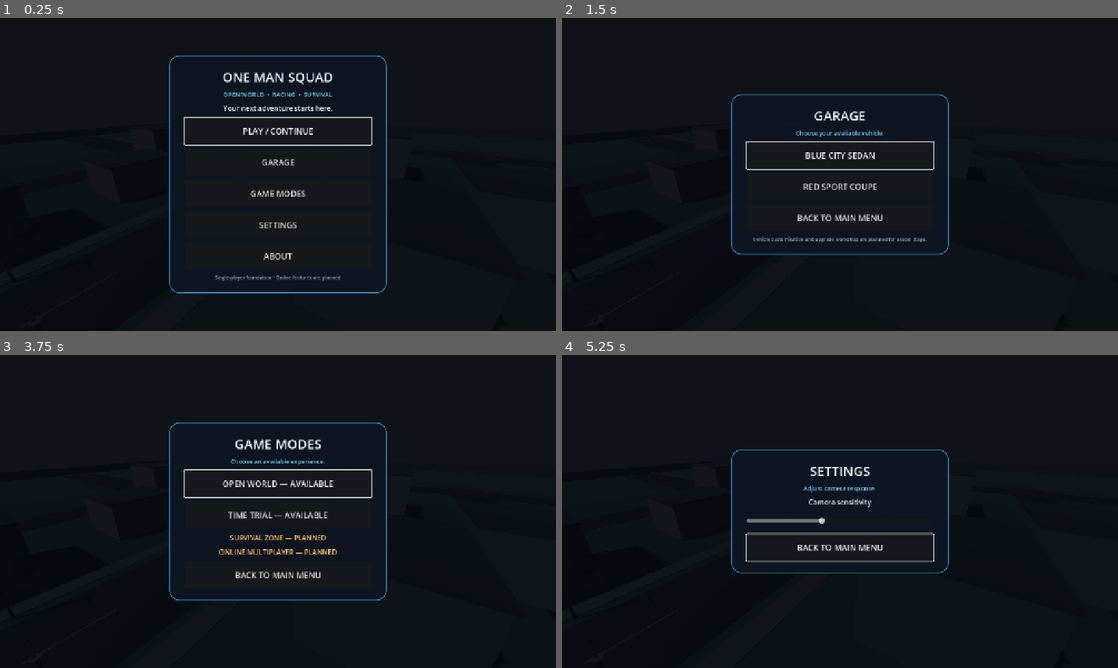
Above: before the commit, frames 1-4 (two rows, left to right).
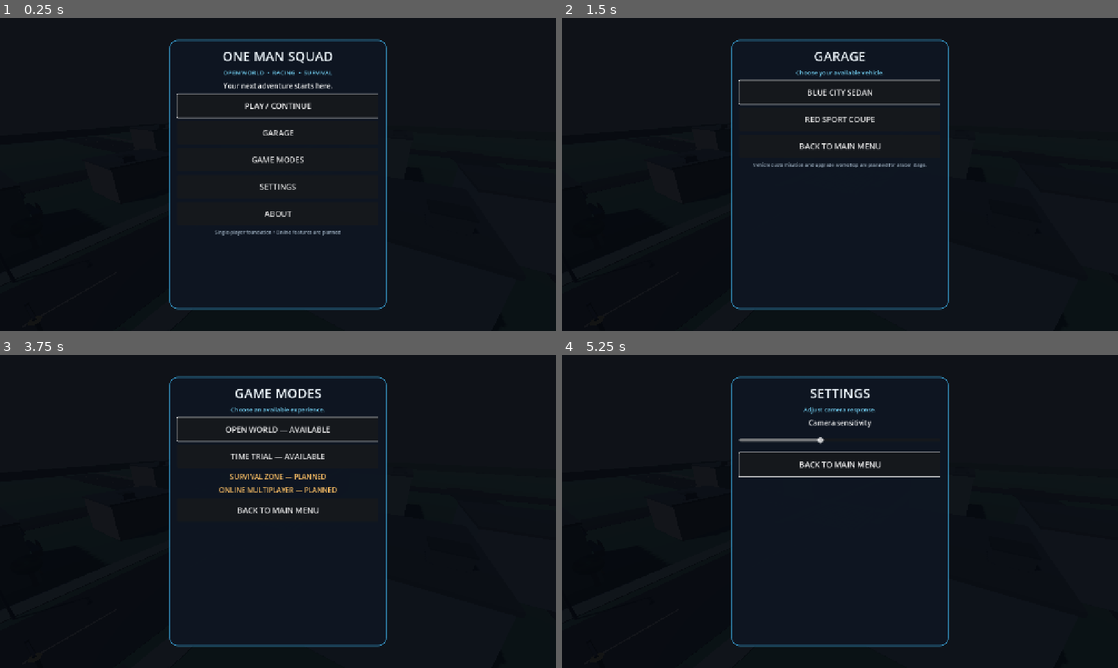
Above: after the commit, the same moments.

Repository: newgenerationnetwork617-ops/one-man-squad
Game: Godot game, scene res://scenes/main.tscn
The game is run twice, just before and just after one commit, with the same random seed, the same clock (stepped at 60 frames per second) and the same inputs.
Inputs:
- Up to frame 1 (0.25 s): no input
- Up to frame 2 (1.5 s): click "GARAGE" at 0.5 s; click "BLUE CITY SEDAN" at 1.25 s
- Up to frame 3 (3.75 s): click "RED SPORT COUPE" at 2 s; click "BACK TO MAIN MENU" at 2.75 s; click "GAME MODES" at 3.5 s
- Up to frame 4 (5.25 s): click "BACK TO MAIN MENU" at 4.25 s; click "SETTINGS" at 5 s

The runs differ from the first frame. In frame 1, 4.4% of the frame differs, in the area x 30-70%, y 6-94%; in frame 2, 4.4%; in frame 3, 5.0%; in frame 4, 3.7%.

Commit message:
Complete Stage 1 mobile UI and district visual polish
Add responsive Android menus and a stylised starter-district detail pass, with automated gameplay, UI, and environment checks.

Diff:
--- a/scenes/main.tscn
+++ b/scenes/main.tscn
@@ -1,6 +1,6 @@
 [gd_scene load_steps=2 format=3]
 
-[ext_resource type="Script" path="res://scripts/main.gd" id="1"]
+[ext_resource type="Script" path="res://scripts/main_visual.gd" id="1"]
 
 [node name="OneManSquad" type="Node3D"]
 script = ExtResource("1")
--- /dev/null
+++ b/scripts/main_responsive.gd
@@ -0,0 +1,187 @@
+extends "res://scripts/main.gd"
+## Responsive menu layer for narrow Android screens and shorter viewports.
+
+func _responsive_panel_dimensions(viewport_size: Vector2, max_panel_height: float) -> Vector2:
+	return Vector2(
+		clampf(viewport_size.x - 40.0, 260.0, 500.0),
+		clampf(viewport_size.y - 40.0, 300.0, max_panel_height)
+	)
+
+func _build_home_screen(screen: String) -> void:
+	if home_overlay != null and is_instance_valid(home_overlay):
+		home_overlay.queue_free()
+	home_overlay = _create_fullscreen_menu_overlay()
+
+	var viewport_size := get_viewport().get_visible_rect().size
+	var panel_dimensions := _responsive_panel_dimensions(viewport_size, 620.0)
+	var panel_width := panel_dimensions.x
+	var panel_height := panel_dimensions.y
+
+	var safe_area := MarginContainer.new()
+	safe_area.name = "ResponsiveSafeArea"
+	safe_area.set_anchors_and_offsets_preset(Control.PRESET_FULL_RECT)
+	safe_area.add_theme_constant_override("margin_left", 12)
+	safe_area.add_theme_constant_override("margin_right", 12)
+	safe_area.add_theme_constant_override("margin_top", 12)
+	safe_area.add_theme_constant_override("margin_bottom", 12)
+	home_overlay.add_child(safe_area)
+
+	var center := CenterContainer.new()
+	center.name = "ResponsiveCenter"
+	center.size_flags_horizontal = Control.SIZE_EXPAND_FILL
+	center.size_flags_vertical = Control.SIZE_EXPAND_FILL
+	safe_area.add_child(center)
+
+	var panel := PanelContainer.new()
+	panel.name = "ResponsivePanel"
+	panel.custom_minimum_size = Vector2(panel_width, panel_height)
+	panel.size_flags_horizontal = Control.SIZE_SHRINK_CENTER
+	panel.size_flags_vertical = Control.SIZE_SHRINK_CENTER
+	var style := StyleBoxFlat.new()
+	style.bg_color = Color(0.055, 0.085, 0.13, 0.98)
+	style.border_color = Color(0.22, 0.62, 0.82, 0.9)
+	style.set_border_width_all(2)
+	style.set_corner_radius_all(18)
+	style.content_margin_left = 18
+	style.content_margin_right = 18
+	style.content_margin_top = 16
+	style.content_margin_bottom = 16
+	panel.add_theme_stylebox_override("panel", style)
+	center.add_child(panel)
+
+	var scroll := ScrollContainer.new()
+	scroll.name = "ContentScroll"
+	scroll.size_flags_horizontal = Control.SIZE_EXPAND_FILL
+	scroll.size_flags_vertical = Control.SIZE_EXPAND_FILL
+	scroll.horizontal_scroll_mode = ScrollContainer.SCROLL_MODE_DISABLED
+	scroll.vertical_scroll_mode = ScrollContainer.SCROLL_MODE_AUTO
+	panel.add_child(scroll)
+
+	var menu := VBoxContainer.new()
+	menu.name = "MenuContent"
+	menu.size_flags_horizontal = Control.SIZE_EXPAND_FILL
+	menu.add_theme_constant_override("separation", 8)
+	scroll.add_child(menu)
+
+	if screen == "home":
+		_add_menu_heading(menu, "ONE MAN SQUAD", "OPEN WORLD  •  RACING  •  SURVIVAL")
+		var welcome := Label.new()
+		welcome.text = "Your next adventure starts here."
+		welcome.horizontal_alignment = HORIZONTAL_ALIGNMENT_CENTER
+		welcome.autowrap_mode = TextServer.AUTOWRAP_WORD_SMART
+		menu.add_child(welcome)
+		_add_menu_button(menu, "PLAY / CONTINUE", _enter_game)
+		_add_menu_button(menu, "GARAGE", _show_garage_screen)
+		_add_menu_button(menu, "GAME MODES", _show_modes_screen)
+		_add_menu_button(menu, "SETTINGS", _show_settings_screen)
+		_add_menu_button(menu, "ABOUT", _show_about_screen)
+		_add_menu_footer(menu, "Single-player foundation • Online features are planned")
+	elif screen == "garage":
+		_add_menu_heading(menu, "GARAGE", "Choose your available vehicle.")
+		_add_menu_button(menu, "BLUE CITY SEDAN", func() -> void: _select_garage_vehicle(0))
+		_add_menu_button(menu, "RED SPORT COUPE", func() -> void: _select_garage_vehicle(1))
+		_add_menu_button(menu, "BACK TO MAIN MENU", _show_home_menu)
+		_add_menu_footer(menu, "Vehicle customisation and upgrade workshop are planned for a later stage.")
+	elif screen == "modes":
+		_add_menu_heading(menu, "GAME MODES", "Choose an available experience.")
+		_add_menu_button(menu, "OPEN WORLD — AVAILABLE", _enter_game)
+		_add_menu_button(menu, "TIME TRIAL — AVAILABLE", func() -> void:
+			_enter_game()
+			status_label.text = "Enter a vehicle and choose Racing to begin the time trial."
+		)
+		var survival_note := Label.new()
+		survival_note.text = "SURVIVAL ZONE — PLANNED"
+		survival_note.horizontal_alignment = HORIZONTAL_ALIGNMENT_CENTER
+		survival_note.add_theme_color_override("font_color", Color(1.0, 0.76, 0.4))
+		menu.add_child(survival_note)
+		var online_note := Label.new()
+		online_note.text = "ONLINE MULTIPLAYER — PLANNED"
+		online_note.horizontal_alignment = HORIZONTAL_ALIGNMENT_CENTER
+		online_note.add_theme_color_override("font_color", Color(1.0, 0.76, 0.4))
+		menu.add_child(online_note)
+		_add_menu_button(menu, "BACK TO MAIN MENU", _show_home_menu)
+	elif screen == "settings":
+		_add_menu_heading(menu, "SETTINGS", "Adjust camera response.")
+		var sensitivity_label := Label.new()
+		sensitivity_label.text = "Camera sensitivity"
+		sensitivity_label.horizontal_alignment = HORIZONTAL_ALIGNMENT_CENTER
+		menu.add_child(sensitivity_label)
+		var sensitivity := HSlider.new()
+		sensitivity.min_value = 0.002
+		sensitivity.max_value = 0.012
+		sensitivity.step = 0.001
+		sensitivity.value = float(save_config.get_value("settings", "camera_sensitivity", 0.006))
+		sensitivity.custom_minimum_size = Vector2(0, 42)
+		sensitivity.size_flags_horizontal = Control.SIZE_EXPAND_FILL
+		sensitivity.value_changed.connect(_set_camera_sensitivity)
+		menu.add_child(sensitivity)
+		_add_menu_button(menu, "BACK TO MAIN MENU", _show_home_menu)
+	elif screen == "about":
+		_add_menu_heading(menu, "ABOUT ONE MAN SQUAD", "An expanding open-world action and racing project.")
+		var about_text := Label.new()
+		about_text.text = "This build is the foundation stage. Open-world exploration and time trial are playable prototypes. Survival, online multiplayer, equipment workshop and expanded racing are not implemented yet."
+		about_text.autowrap_mode = TextServer.AUTOWRAP_WORD_SMART
+		about_text.horizontal_alignment = HORIZONTAL_ALIGNMENT_CENTER
+		menu.add_child(about_text)
+		_add_menu_button(menu, "BACK TO MAIN MENU", _show_home_menu)
+	resume_menu_focus(menu)
+
+func _add_menu_button(parent: VBoxContainer, label_text: String, action: Callable) -> Button:
+	var button := Button.new()
+	button.text = label_text
+	button.custom_minimum_size = Vector2(0, 54)
+	button.size_flags_horizontal = Control.SIZE_EXPAND_FILL
+	button.focus_mode = Control.FOCUS_ALL
+	button.add_theme_font_size_override("font_size", 18)
+	button.pressed.connect(action)
+	parent.add_child(button)
+	return button
+
+func _toggle_pause() -> void:
+	if pause_panel != null and is_instance_valid(pause_panel):
+		_close_pause_menu()
+		return
+	get_tree().paused = true
+	pause_panel = _create_fullscreen_menu_overlay()
+	var viewport_size := get_viewport().get_visible_rect().size
+	var panel_dimensions := _responsive_panel_dimensions(viewport_size, 560.0)
+	var panel_width := panel_dimensions.x
+	var panel_height := panel_dimensions.y
+
+	var center := CenterContainer.new()
+	center.set_anchors_and_offsets_preset(Control.PRESET_FULL_RECT)
+	pause_panel.add_child(center)
+	var panel := PanelContainer.new()
+	panel.custom_minimum_size = Vector2(panel_width, panel_height)
+	var style := StyleBoxFlat.new()
+	style.bg_color = Color(0.055, 0.085, 0.13, 0.98)
+	style.border_color = Color(0.22, 0.62, 0.82, 0.9)
+	style.set_border_width_all(2)
+	style.set_corner_radius_all(18)
+	style.content_margin_left = 18
+	style.content_margin_right = 18
+	style.content_margin_top = 16
+	style.content_margin_bottom = 16
+	panel.add_theme_stylebox_override("panel", style)
+	center.add_child(panel)
+
+	var scroll := ScrollContainer.new()
+	scroll.name = "PauseContentScroll"
+	scroll.size_flags_horizontal = Control.SIZE_EXPAND_FILL
+	scroll.size_flags_vertical = Control.SIZE_EXPAND_FILL
+	scroll.horizontal_scroll_mode = ScrollContainer.SCROLL_MODE_DISABLED
+	panel.add_child(scroll)
+	var menu := VBoxContainer.new()
+	menu.size_flags_horizontal = Control.SIZE_EXPAND_FILL
+	menu.add_theme_constant_override("separation", 10)
+	scroll.add_child(menu)
+	_add_menu_heading(menu, "GAME PAUSED", "Your progress is stored locally on this device.")
+	_add_menu_button(menu, "RESUME GAME", _close_pause_menu)
+	_add_menu_button(menu, "SAVE PROGRESS", func() -> void:
+		_save_progress()
+		status_label.text = "Progress saved on this device."
+	)
+	_add_menu_button(menu, "MAIN MENU", _show_home_menu)
+	_add_menu_button(menu, "RESTART SESSION", _restart_session)
+	_add_menu_footer(menu, "One Man Squad  •  Offline mode")
+	resume_menu_focus(menu)
--- /dev/null
+++ b/scripts/main_visual.gd
@@ -0,0 +1,149 @@
+extends "res://scripts/main_responsive.gd"
+## Adds a cohesive, lightweight architectural detail pass to the greybox district.
+## All props are decorative meshes; the original collision and mission layout is unchanged.
+
+const FACADE_DATA: Array[Dictionary] = [
+	{"position": Vector3(-15, 3, -18), "height": 6.0, "name": "NORTH HOTEL", "accent": Color(0.12, 0.42, 0.55)},
+	{"position": Vector3(15, 4, -19), "height": 8.0, "name": "CITY MARKET", "accent": Color(0.72, 0.34, 0.12)},
+	{"position": Vector3(-18, 2.5, 7), "height": 5.0, "name": "CAFE", "accent": Color(0.45, 0.28, 0.16)},
+	{"position": Vector3(18, 3.5, 8), "height": 7.0, "name": "AUTO WORKS", "accent": Color(0.16, 0.34, 0.52)},
+	{"position": Vector3(-15, 3, 24), "height": 6.0, "name": "RESIDENCE", "accent": Color(0.34, 0.42, 0.3)},
+	{"position": Vector3(15, 2.5, 25), "height": 5.0, "name": "DINER", "accent": Color(0.62, 0.2, 0.16)},
+	{"position": Vector3(-29, 4, -5), "height": 8.0, "name": "OFFICES", "accent": Color(0.22, 0.36, 0.48)},
+	{"position": Vector3(29, 3, -5), "height": 6.0, "name": "STUDIO", "accent": Color(0.48, 0.32, 0.2)}
+]
+
+func _build_test_district() -> void:
+	super._build_test_district()
+	_add_architectural_details()
+	_add_road_markings()
+
+func _build_park_plaza() -> void:
+	super._build_park_plaza()
+	_add_park_landmark_details()
+
+func _add_road_markings() -> void:
+	var stripe_color := Color(0.9, 0.91, 0.86)
+	for index in range(12):
+		var z_position := -14.0 + float(index) * 0.95
+		_add_box(self, "CrosswalkStripeMain_%02d" % index, Vector3(0.0, 0.078, z_position), Vector3(8.6, 0.025, 0.48), stripe_color)
+		var x_position := -5.2 + float(index) * 0.95
+		_add_box(self, "CrosswalkStripeEastWest_%02d" % index, Vector3(x_position, 0.078, -8.0), Vector3(0.48, 0.025, 8.6), stripe_color)
+	_add_box(self, "IntersectionStopLine", Vector3(0.0, 0.082, -15.0), Vector3(8.8, 0.03, 0.16), Color(0.96, 0.78, 0.3))
+	_add_box(self, "IntersectionStopLine", Vector3(5.0, 0.082, -8.0), Vector3(0.16, 0.03, 8.8), Color(0.96, 0.78, 0.3))
+	for side in [-1.0, 1.0]:
+		for bay in range(3):
+			var x_position: float = side * (12.0 + float(bay) * 3.2)
+			_add_box(self, "ParkingBayLine", Vector3(x_position, 0.07, -8.0), Vector3(0.1, 0.025, 5.4), Color(0.78, 0.82, 0.8))
+
+func _add_park_landmark_details() -> void:
+	var fountain_ring := MeshInstance3D.new()
+	fountain_ring.name = "FountainRim"
+	var rim_mesh := TorusMesh.new()
+	rim_mesh.inner_radius = 2.0
+	rim_mesh.outer_radius = 2.22
+	rim_mesh.rings = 12
+	rim_mesh.ring_segments = 32
+	fountain_ring.mesh = rim_mesh
+	fountain_ring.material_override = _material(Color(0.68, 0.72, 0.72))
+	fountain_ring.position = Vector3(0.0, 0.72, 72.0)
+	add_child(fountain_ring)
+
+	for index in range(4):
+		var angle := TAU * float(index) / 4.0
+		var jet := MeshInstance3D.new()
+		jet.name = "FountainJet"
+		var jet_mesh := CylinderMesh.new()
+		jet_mesh.top_radius = 0.07
+		jet_mesh.bottom_radius = 0.11
+		jet_mesh.height = 1.15
+		jet.mesh = jet_mesh
+		jet.material_override = _material(Color(0.24, 0.66, 0.82))
+		jet.position = Vector3(cos(angle) * 1.05, 1.18, 72.0 + sin(angle) * 1.05)
+		add_child(jet)
+
+	_add_box(self, "ParkPergolaBeamFront", Vector3(0.0, 3.2, 85.0), Vector3(12.0, 0.22, 0.25), Color(0.28, 0.22, 0.16))
+	_add_box(self, "ParkPergolaBeamRear", Vector3(0.0, 3.2, 89.0), Vector3(12.0, 0.22, 0.25), Color(0.28, 0.22, 0.16))
+	for x_position in [-5.5, -2.0, 2.0, 5.5]:
+		_add_box(self, "ParkPergolaPost", Vector3(x_position, 1.65, 85.0), Vector3(0.22, 3.3, 0.22), Color(0.32, 0.25, 0.18))
+		_add_box(self, "ParkPergolaPost", Vector3(x_position, 1.65, 89.0), Vector3(0.22, 3.3, 0.22), Color(0.32, 0.25, 0.18))
+	for slat in range(9):
+		_add_box(self, "ParkPergolaSlat_%02d" % slat, Vector3(-5.0 + float(slat) * 1.25, 3.3, 87.0), Vector3(0.12, 0.12, 4.2), Color(0.4, 0.31, 0.22))
+
+	for x_position in [-8.0, 8.0]:
+		for z_position in [65.0, 79.0]:
+			var shrub := MeshInstance3D.new()
+			shrub.name = "ParkShrub"
+			var shrub_mesh := SphereMesh.new()
+			shrub_mesh.radius = 0.85
+			shrub_mesh.height = 1.15
+			shrub.mesh = shrub_mesh
+			shrub.material_override = _material(Color(0.16, 0.39, 0.2))
+			shrub.position = Vector3(x_position, 0.72, z_position)
+			add_child(shrub)
+
+	for x_position in [-3.0, 3.0]:
+		_add_box(self, "BenchBackrest", Vector3(x_position * 4.0, 1.15, 72.0), Vector3(2.8, 0.85, 0.16), Color(0.42, 0.27, 0.16))
+		for z_offset in [-2.5, 2.5]:
+			var bollard := MeshInstance3D.new()
+			bollard.name = "PathBollard"
+			var bollard_mesh := CylinderMesh.new()
+			bollard_mesh.top_radius = 0.09
+			bollard_mesh.bottom_radius = 0.13
+			bollard_mesh.height = 0.72
+			bollard.mesh = bollard_mesh
+			bollard.material_override = _material(Color(0.2, 0.24, 0.25))
+			bollard.position = Vector3(x_position * 2.5, 0.36, 72.0 + z_offset)
+			add_child(bollard)
+
+func _add_architectural_details() -> void:
+	for building_index in range(FACADE_DATA.size()):
+		var item: Dictionary = FACADE_DATA[building_index]
+		var origin: Vector3 = item["position"]
+		var height: float = item["height"]
+		var accent: Color = item["accent"]
+		var front_z := origin.z - 4.68
+		var entrance := MeshInstance3D.new()
+		entrance.name = "FacadeEntranceDoor_%02d" % building_index
+		var door_mesh := BoxMesh.new()
+		door_mesh.size = Vector3(1.35, 2.25, 0.12)
+		entrance.mesh = door_mesh
+		entrance.material_override = _material(Color(0.075, 0.11, 0.14))
+		entrance.position = Vector3(origin.x, 1.14, front_z)
+		add_child(entrance)
+
+		var door_glass := MeshInstance3D.new()
+		door_glass.name = "EntranceGlass"
+		var glass_mesh := BoxMesh.new()
+		glass_mesh.size = Vector3(0.82, 1.52, 0.035)
+		door_glass.mesh = glass_mesh
+		door_glass.material_override = _material(Color(0.16, 0.34, 0.42))
+		door_glass.position = Vector3(origin.x, 1.3, front_z - 0.08)
+		add_child(door_glass)
+
+		_add_box(self, "EntranceCanopy_%02d" % building_index, Vector3(origin.x, 2.42, front_z - 0.28), Vector3(3.2, 0.16, 0.82), accent)
+		_add_box(self, "EntranceCanopySupport", Vector3(origin.x - 1.35, 2.1, front_z - 0.55), Vector3(0.09, 0.65, 0.09), Color(0.18, 0.2, 0.22))
+		_add_box(self, "EntranceCanopySupport", Vector3(origin.x + 1.35, 2.1, front_z - 0.55), Vector3(0.09, 0.65, 0.09), Color(0.18, 0.2, 0.22))
+
+		_add_box(self, "FacadeSignPanel_%02d" % building_index, Vector3(origin.x, 2.95, front_z - 0.07), Vector3(5.8, 0.58, 0.12), accent)
+		var sign := Label3D.new()
+		sign.name = "BuildingSign_%02d" % building_index
+		sign.text = str(item["name"])
+		sign.font_size = 32
+		sign.pixel_size = 0.006
+		sign.modulate = Color(0.96, 0.96, 0.9)
+		sign.outline_size = 5
+		sign.position = Vector3(origin.x, 2.88, front_z - 0.16)
+		sign.rotation.y = PI
+		add_child(sign)
+
+		for floor_y in range(1, int(height / 2.5)):
+			for balcony_x in [-3.25, 3.25]:
+				_add_box(self, "BalconySlab", Vector3(origin.x + balcony_x, float(floor_y) * 2.5 + 0.5, front_z - 0.32), Vector3(1.7, 0.12, 0.72), Color(0.38, 0.42, 0.43))
+				_add_box(self, "BalconyRail", Vector3(origin.x + balcony_x, float(floor_y) * 2.5 + 0.9, front_z - 0.62), Vector3(1.7, 0.58, 0.07), Color(0.17, 0.2, 0.22))
+		_add_box(self, "RooftopEquipment_%02d" % building_index, Vector3(origin.x + 2.7, height + 0.55, origin.z + 1.8), Vector3(1.7, 0.9, 1.5), Color(0.32, 0.36, 0.38))
+		_add_box(self, "RooftopEquipmentTop_%02d" % building_index, Vector3(origin.x + 2.7, height + 1.03, origin.z + 1.8), Vector3(1.82, 0.08, 1.62), Color(0.18, 0.21, 0.23))
+
+		_add_box(self, "StreetPlanter_%02d" % building_index, Vector3(origin.x - 3.0, 0.38, front_z - 1.0), Vector3(1.35, 0.72, 0.72), Color(0.36, 0.24, 0.16))
+		_add_box(self, "StreetPlanterSoil_%02d" % building_index, Vector3(origin.x - 3.0, 0.76, front_z - 1.0), Vector3(1.2, 0.08, 0.58), Color(0.18, 0.13, 0.09))
+		_add_box(self, "StorefrontDisplay_%02d" % building_index, Vector3(origin.x + 3.0, 1.2, front_z - 0.03), Vector3(1.35, 1.8, 0.1), Color(0.12, 0.28, 0.34))
--- /dev/null
+++ b/tests/architectural_detail_test.gd
@@ -0,0 +1,53 @@
+extends SceneTree
+## Verifies the architectural pass while preserving gameplay geometry.
+
+const MAIN_SCENE: PackedScene = preload("res://scenes/main.tscn")
+
+func _initialize() -> void:
+	call_deferred("_run")
+
+func _expect(condition: bool, message: String) -> bool:
+	if condition:
+		return true
+	push_error(message)
+	quit(1)
+	return false
+
+func _count_direct_children_with_prefix(parent: Node, prefix: String) -> int:
+	var count := 0
+	for child in parent.get_children():
+		if String(child.name).begins_with(prefix):
+			count += 1
+	return count
+
+func _run() -> void:
+	var game := MAIN_SCENE.instantiate()
+	root.add_child(game)
+	await process_frame
+	var entrance_count := _count_direct_children_with_prefix(game, "FacadeEntranceDoor")
+	if not _expect(entrance_count == 8, "Expected 8 facade entrance meshes; found %d." % entrance_count):
+		return
+	var sign_count := _count_direct_children_with_prefix(game, "BuildingSign")
+	if not _expect(sign_count == 8, "Expected 8 building signs; found %d." % sign_count):
+		return
+	var rooftop_count := _count_direct_children_with_prefix(game, "RooftopEquipment_")
+	if not _expect(rooftop_count == 8, "Expected 8 rooftop utility props; found %d." % rooftop_count):
+		return
+	var crossing_count := _count_direct_children_with_prefix(game, "CrosswalkStripeMain")
+	if not _expect(crossing_count == 12, "Expected 12 main-road crossing stripes; found %d." % crossing_count):
+		return
+	if not _expect(game.find_child("FountainRim", true, false) != null, "The park fountain should have a defined rim."):
+		return
+	var pergola_count := _count_direct_children_with_prefix(game, "ParkPergolaSlat")
+	if not _expect(pergola_count == 9, "Expected 9 pergola slats; found %d." % pergola_count):
+		return
+	if not _expect(game.get_node_or_null("Ground") != null, "Original district ground should remain present."):
+		return
+	if not _expect(game.get_node_or_null("ParkPlazaGround") != null, "Original park plaza should remain present."):
+		return
+	if not _expect(game.get("home_overlay") != null, "The responsive home menu should still initialise."):
+		return
+	game.queue_free()
+	await process_frame
+	print("ARCHITECTURAL DETAIL TESTS PASSED.")
+	quit(0)
--- /dev/null
+++ b/tests/responsive_ui_test.gd
@@ -0,0 +1,61 @@
+extends SceneTree
+## Checks responsive sizing math and the actual menu/garage/pause containers.
+
+const MAIN_SCENE: PackedScene = preload("res://scenes/main.tscn")
+
+func _initialize() -> void:
+	call_deferred("_run")
+
+func _expect(condition: bool, message: String) -> bool:
+	if condition:
+		return true
+	push_error(message)
+	quit(1)
+	return false
+
+func _run() -> void:
+	var game := MAIN_SCENE.instantiate()
+	root.add_child(game)
+	await process_frame
+
+	var portrait_size: Vector2 = game.call("_responsive_panel_dimensions", Vector2(360.0, 640.0), 620.0)
+	if not _expect(is_equal_approx(portrait_size.x, 320.0) and is_equal_approx(portrait_size.y, 600.0),
+			"Portrait dimensions should preserve 20 px side and top/bottom margins."):
+		return
+	var landscape_size: Vector2 = game.call("_responsive_panel_dimensions", Vector2(640.0, 360.0), 560.0)
+	if not _expect(is_equal_approx(landscape_size.x, 500.0) and is_equal_approx(landscape_size.y, 320.0),
+			"Short landscape dimensions should cap width and fit available height."):
+		return
+
+	var overlay: Control = game.get("home_overlay")
+	if not _expect(overlay != null and is_instance_valid(overlay), "Home menu should exist at startup."):
+		return
+	var panel := overlay.find_child("ResponsivePanel", true, false) as PanelContainer
+	var scroll := overlay.find_child("ContentScroll", true, false) as ScrollContainer
+	var menu := overlay.find_child("MenuContent", true, false) as VBoxContainer
+	if not _expect(panel != null and panel.custom_minimum_size.x <= 500.0, "Home menu panel should use the capped responsive width."):
+		return
+	if not _expect(scroll != null, "Home menu content should be vertically scrollable."):
+		return
+	if not _expect(menu != null, "Home menu should use a vertical content layout."):
+		return
+	for child in menu.get_children():
+		if child is Button and not _expect(child.custom_minimum_size.x == 0.0, "Menu buttons should use available width."):
+			return
+
+	game.call("_show_garage_screen")
+	var garage_overlay: Control = game.get("home_overlay")
+	if not _expect(garage_overlay.find_child("ContentScroll", true, false) != null, "Garage should use the same responsive scroll layout."):
+		return
+	game.call("_toggle_pause")
+	var pause_overlay: Control = game.get("pause_panel")
+	if not _expect(pause_overlay != null, "Pause overlay should be created when pause is requested."):
+		return
+	var pause_scroll := pause_overlay.find_child("PauseContentScroll", true, false) as ScrollContainer
+	if not _expect(pause_scroll != null, "Pause menu should contain its scrollable content area."):
+		return
+	game.call("_close_pause_menu")
+	game.queue_free()
+	await process_frame
+	print("RESPONSIVE UI TESTS PASSED.")
+	quit(0)
Not shown, added: docs/ARCHITECTURAL_DETAIL_PASS.md
Not shown, added: docs/RESPONSIVE_UI_NOTES.md
